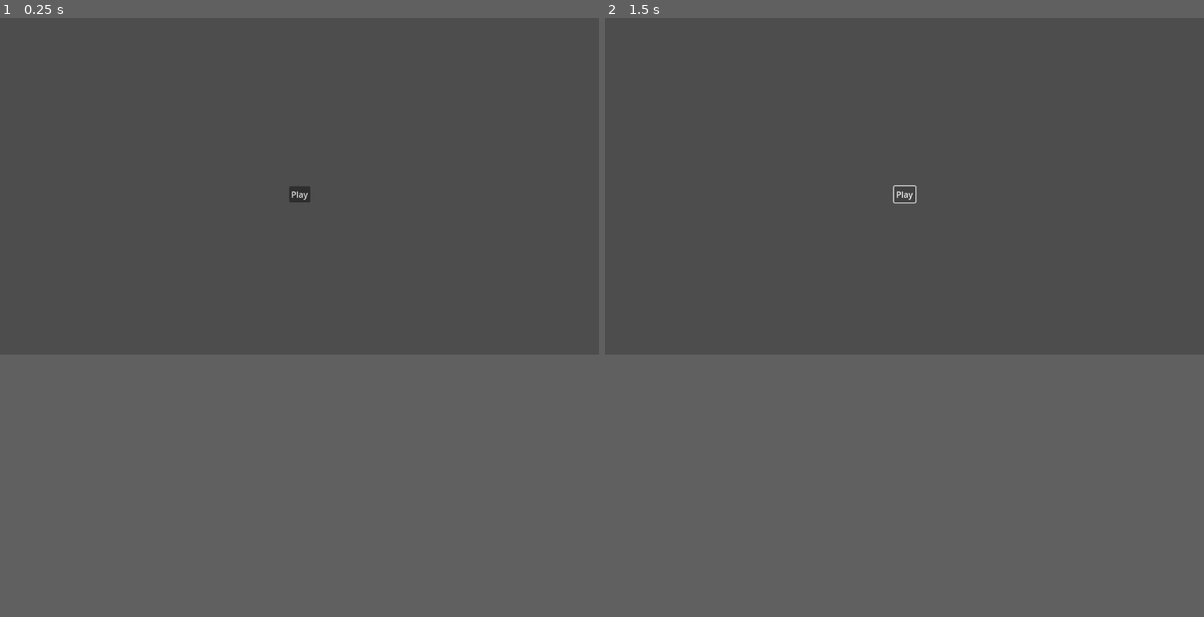
Above: before the commit, frames 1-2 (left to right).
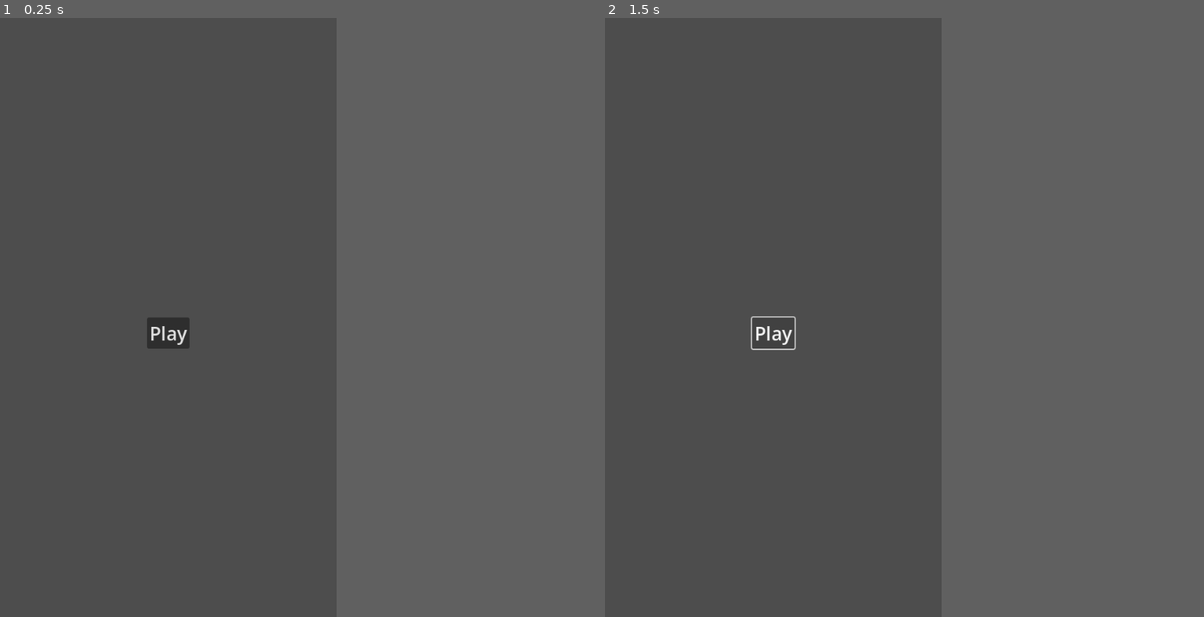
Above: after the commit, the same moments.

Repository: Voklen/Go-spot
Game: Godot game, scene res://scenes/main.tscn
The game is run twice, just before and just after one commit, with the same random seed, the same clock (stepped at 60 frames per second) and the same inputs. Before the commit the project has no main scene; this scene is started directly in both runs.
Inputs:
- Up to frame 1 (0.25 s): no input
- Up to frame 2 (1.5 s): click "Play" at 0.5 s; click "Play" at 1.25 s
In our replay, the window is 799x449 before the commit and 449x799 after it. These sizes can differ from the game's own. Grey fills any space a smaller window leaves; there, only what the larger window draws over its background counts as a difference.

The runs differ from the first frame. In frame 1, 0.4% of the frame differs, in the area x 24-52%, y 28-56%; in frame 2, 0.2%.

Commit message:
Convert to mobile

Diff:
--- /dev/null
+++ b/assets/theme.tres
@@ -0,0 +1,4 @@
+[gd_resource type="Theme" format=3 uid="uid://cw3rcnetcrxlr"]
+
+[resource]
+default_font_size = 30
--- a/project.godot
+++ b/project.godot
@@ -11,8 +11,14 @@
 [application]
 
 config/name="Go app"
+run/main_scene="res://scenes/main.tscn"
 config/features=PackedStringArray("4.1", "Mobile")
 config/icon="res://icon.svg"
+
+[display]
+
+window/size/viewport_width=540
+window/size/viewport_height=960
 
 [rendering]
 
--- a/scenes/main.tscn
+++ b/scenes/main.tscn
@@ -1,4 +1,6 @@
-[gd_scene format=3 uid="uid://bhgkox2hy33ss"]
+[gd_scene load_steps=2 format=3 uid="uid://bhgkox2hy33ss"]
+
+[ext_resource type="Theme" uid="uid://cw3rcnetcrxlr" path="res://assets/theme.tres" id="1_ke47h"]
 
 [node name="main" type="Control"]
 layout_mode = 3
@@ -7,6 +9,7 @@
 anchor_bottom = 1.0
 grow_horizontal = 2
 grow_vertical = 2
+theme = ExtResource("1_ke47h")
 
 [node name="Button" type="Button" parent="."]
 layout_mode = 1
